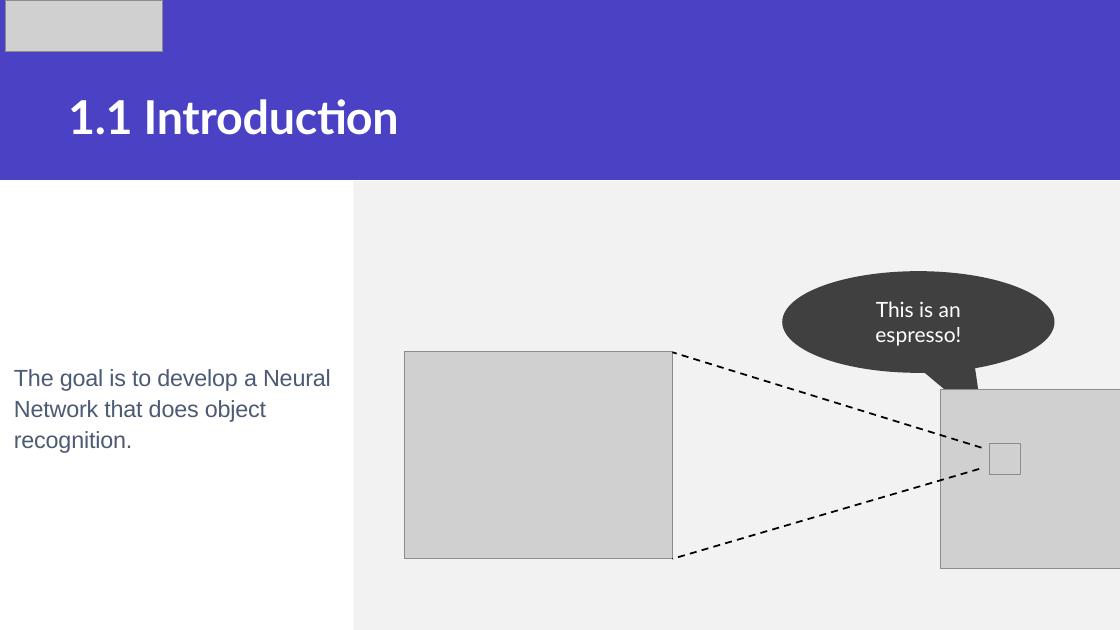
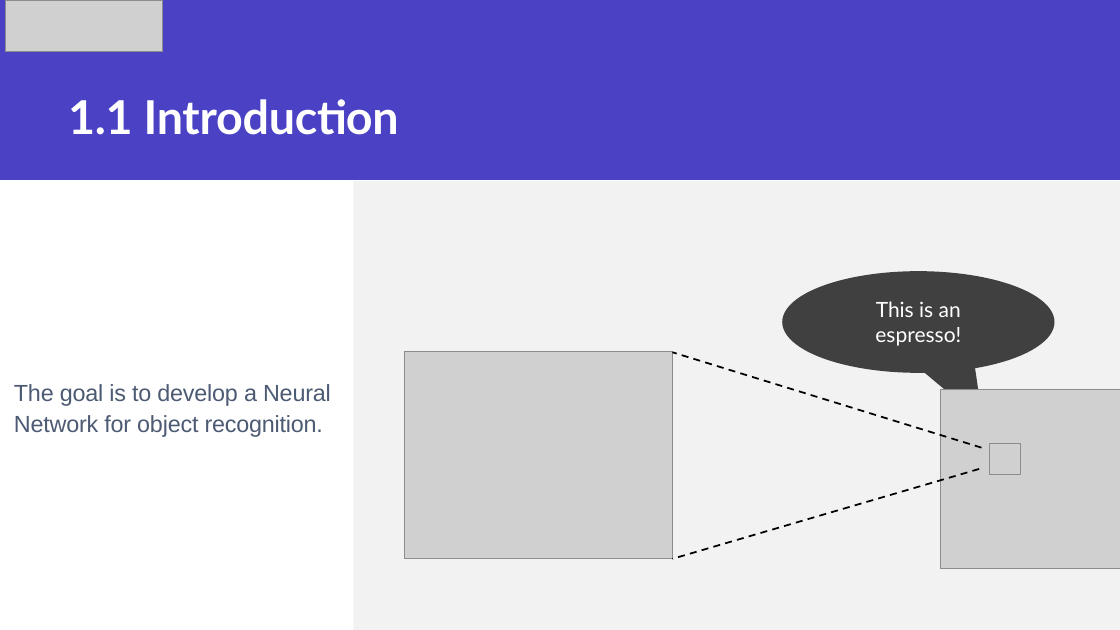
Before and after one commit to eliMedig/e-Portfolio, a slide deck: slide 3 of files/Individual_Presentation.pptx. Drawn at 1120x630 pixels with LibreOffice and Linux fonts; fonts in the diff are those of the drawing; grey boxes stand for pictures. Boxes give left, top, right and bottom in pixels: in the first picture for what was removed or moved away, otherwise in the second. Text is boxed around its words. In the diff, an @@ line names an element or a change of style, - is before the commit and + after.

```diff
--- a/files/Individual_Presentation.pptx
+++ b/files/Individual_Presentation.pptx
@@ text at <box>14,384,331,437</box>: text changed @@
-The goal is to develop a Neural Network that does object recognition.
+The goal is to develop a Neural Network for object recognition.
```
Also in this commit, not shown: 5 other slides changed, 3 other files.
